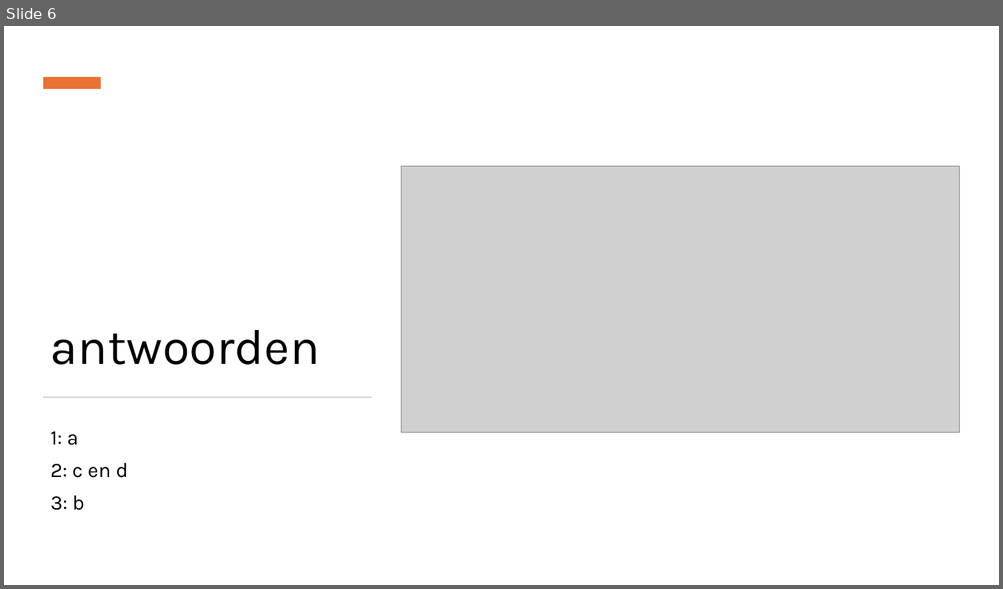
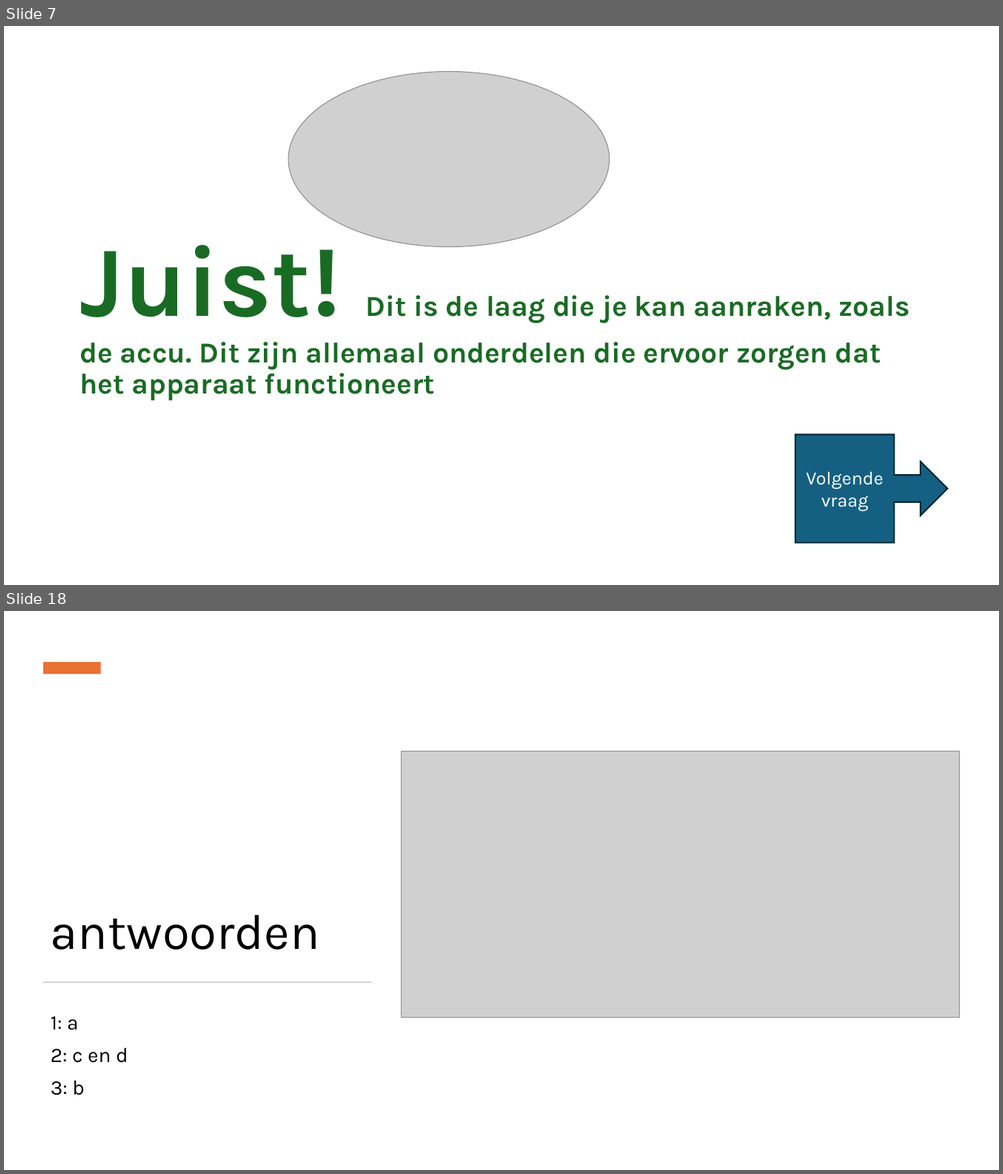
Before and after one commit to Dylan832009/Dylan832009.github.io, a slide deck: presentatie drielagen model.pptx. Shown one above the other, each under a label of ours: slide 6 before the commit, slides 7 and 18 after it; the slides between them are not shown. The pictures are 1003x589 and 1003x1174 pixels, drawn with LibreOffice and Linux fonts; fonts in the diff are those of the drawing; grey boxes stand for pictures. Boxes give left, top, right and bottom in pixels: in the first picture for what was removed or moved away, otherwise in the second. Text is boxed around its words. In the diff, an @@ line names an element or a change of style, - is before the commit and + after.

```diff
--- a/presentatie drielagen model.pptx
+++ b/presentatie drielagen model.pptx
@@ slide 7 added at box(4, 26, 999, 585), background #FFFFFF @@
@@ picture added at box(288, 72, 609, 247) @@
@@ title added at box(79, 245, 910, 401), 27.9 pt, text #196B24, bold @@
+Juist! Dit is de laag die je kan aanraken, zoals de accu. Dit zijn allemaal onderdelen die ervoor zorgen dat het apparaat functioneert
@@ right arrow callout added at box(795, 435, 947, 543), fill #156082, outline #092A39 1.5 pt, 18 pt, text #FFFFFF @@
+Volgende vraag
@@ what was slide 6 is now slide 18 @@
```
Also in this commit, not shown: 2 slides changed, 11 other slides added.
